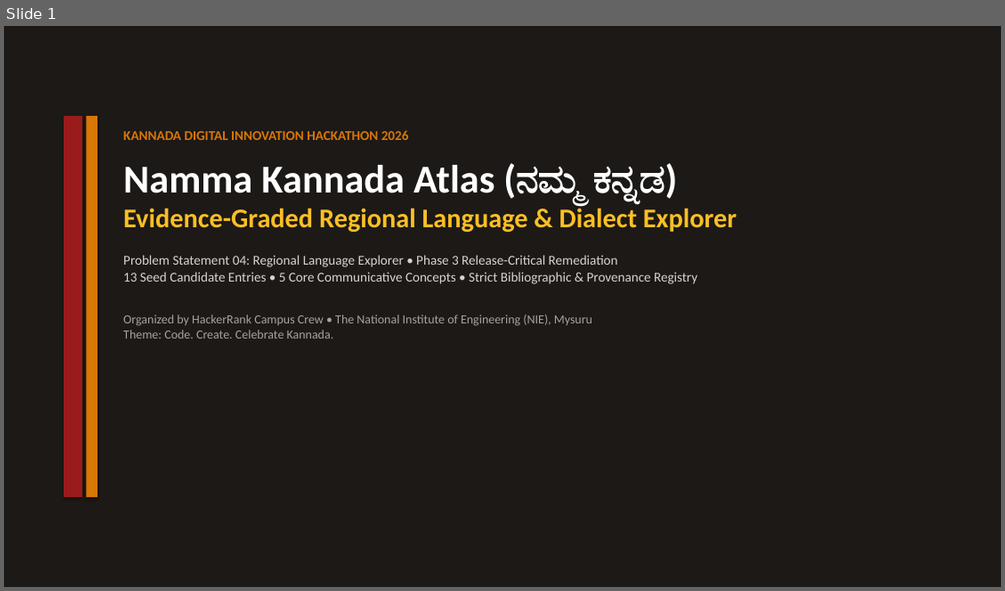
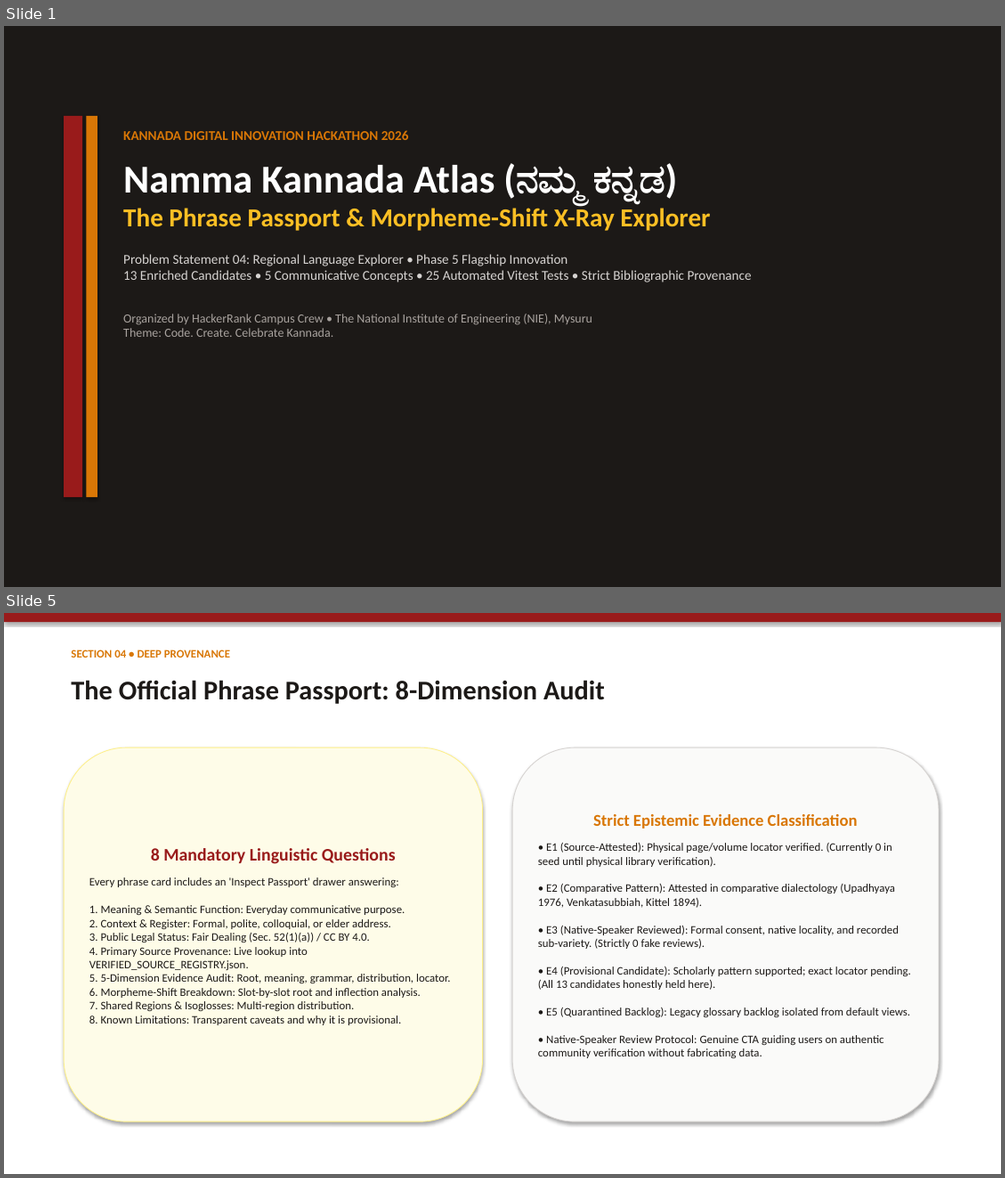
Before and after one commit to anandaram240-wq/yatrika-ai, a slide deck: Namma_Kannada_Regional_Explorer_Presentation.pptx. Shown one above the other, each under a label of ours: slide 1 before the commit, slides 1 and 5 after it; the slides between them are not shown. The pictures are 1005x591 and 1005x1178 pixels, drawn with LibreOffice and Linux fonts; fonts in the diff are those of the drawing. Boxes give left, top, right and bottom in pixels: in the first picture for what was removed or moved away, otherwise in the second. Text is boxed around its words. In the diff, an @@ line names an element or a change of style, - is before the commit and + after.

Commit message:
feat(phase-5): implement Phrase Passport, Morpheme-Shift X-Ray, Knowledge-Gap view, and 25 Vitest tests

```diff
--- a/Namma_Kannada_Regional_Explorer_Presentation.pptx
+++ b/Namma_Kannada_Regional_Explorer_Presentation.pptx
@@ slide 5 added at [4, 613, 1001, 1174], background #FFFFFF @@
@@ rectangle added at [4, 613, 1001, 622], fill #991B1B @@
@@ text added at [71, 649, 230, 657], 11 pt, text #D97706, bold @@
+SECTION 04 • DEEP PROVENANCE
@@ text added at [71, 680, 605, 704], 26 pt, text #1C1917, bold @@
+The Official Phrase Passport: 8-Dimension Audit
@@ rounded rectangle added at [64, 747, 483, 1121], fill #FEFCE8, outline #FEF08A 0.75 pt, 11 pt, text #1C1917 @@
+8 Mandatory Linguistic Questions
+Every phrase card includes an 'Inspect Passport' drawer answering:
+1. Meaning & Semantic Function: Everyday communicative purpose.
+2. Context & Register: Formal, polite, colloquial, or elder address.
+3. Public Legal Status: Fair Dealing (Sec. 52(1)(a)) / CC BY 4.0.
+4. Primary Source Provenance: Live lookup into VERIFIED_SOURCE_REGISTRY.json.
+5. 5-Dimension Evidence Audit: Root, meaning, grammar, distribution, locator.
+6. Morpheme-Shift Breakdown: Slot-by-slot root and inflection analysis.
+7. Shared Regions & Isoglosses: Multi-region distribution.
+8. Known Limitations: Transparent caveats and why it is provisional.
@@ rounded rectangle added at [512, 747, 938, 1121], fill #FAFAF9, outline #D6D3D1 0.75 pt, 11 pt, text #1C1917 @@
+Strict Epistemic Evidence Classification
+• E1 (Source-Attested): Physical page/volume locator verified. (Currently 0 in seed until physical library verification).
+• E2 (Comparative Pattern): Attested in comparative dialectology (Upadhyaya 1976, Venkatasubbiah, Kittel 1894).
+• E3 (Native-Speaker Reviewed): Formal consent, native locality, and recorded sub-variety. (Strictly 0 fake reviews).
+• E4 (Provisional Candidate): Scholarly pattern supported; exact locator pending. (All 13 candidates honestly held here).
+• E5 (Quarantined Backlog): Legacy glossary backlog isolated from default views.
+• Native-Speaker Review Protocol: Genuine CTA guiding users on authentic community verification without fabricating data.
@@ slide 1 changed as well @@
@@ text at [123, 205, 752, 282]: text changed @@
-Evidence-Graded Regional Language & Dialect Explorer
-Problem Statement 04: Regional Language Explorer • Phase 3 Release-Critical Remediation
-13 Seed Candidate Entries • 5 Core Communicative Concepts • Strict Bibliographic & Provenance Registry
+The Phrase Passport & Morpheme-Shift X-Ray Explorer
+Problem Statement 04: Regional Language Explorer • Phase 5 Flagship Innovation
+13 Enriched Candidates • 5 Communicative Concepts • 25 Automated Vitest Tests • Strict Bibliographic Provenance
```
Also in this commit, not shown: 4 other slides changed, 2 other slides added, 1 slide removed, 13 other files.
